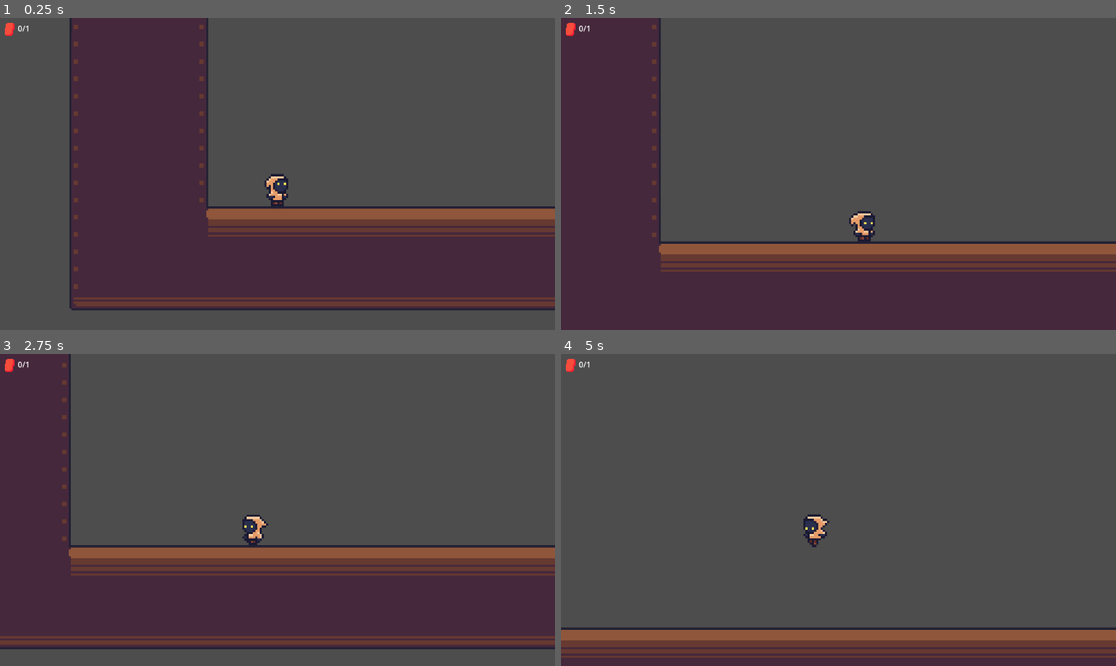
Above: before the commit, frames 1-4 (two rows, left to right).
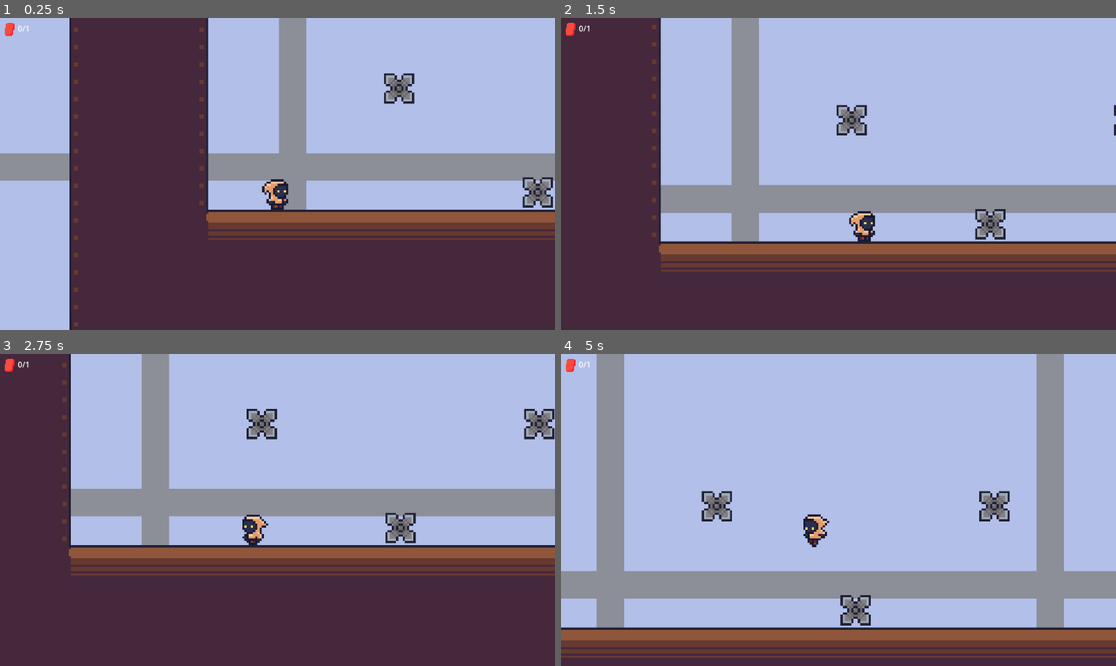
Above: after the commit, the same moments.

Repository: IWantMyLemons/Feed-the-Cat
Game: Godot game, scene res://Assets/Scenes/Area/area_5.tscn
Same seed, same stepped clock (60 frames per second), same inputs: the game is played once before the commit and once after it. Before the commit the project starts from res://Assets/Scenes/Area/area_1.tscn.
Inputs:
- Up to frame 1 (0.25 s): no input
- Up to frame 2 (1.5 s): hold D (Move Right) from 0.53 s (still down); tap Space (Jump) at 0.77 s
- Up to frame 3 (2.75 s): tap Space (Jump) at 1.52 s; release D (Move Right) at 2.03 s; hold A (Move Left) from 2.03 s (still down)
- Up to frame 4 (5 s): release A (Move Left) at 2.78 s; hold D (Move Right) 2.78-4.28 s; tap Space (Jump) at 3.02, 3.77, 4.52 s; hold A (Move Left) from 4.28 s (still down)

The runs differ from the first frame. In frame 1, 62% of the frame differs, in the area x 0-100%, y 0-100%; in frame 2, 58%; in frame 3, 61%; in frame 4, 87%, in the area x 0-100%, y 0-88%.

Commit message:
added background

Diff:
--- a/Assets/Scenes/Area/area_1.tscn
+++ b/Assets/Scenes/Area/area_1.tscn
@@ -6,6 +6,7 @@
 [ext_resource type="TileSet" uid="uid://b7t2qkd835dkv" path="res://LevelTileSet.tres" id="2_cmv0b"]
 [ext_resource type="PackedScene" uid="uid://ccrvwjnfwrx8a" path="res://Assets/Scenes/Area/area_exit.tscn" id="4_ok36w"]
 [ext_resource type="PackedScene" uid="uid://dsr74m3sdweqs" path="res://Assets/Scenes/spam.tscn" id="6_qmntv"]
+[ext_resource type="Texture2D" uid="uid://b45ip1l0xbhh8" path="res://Assets/Sprites/qwe.png" id="7_apv3p"]
 
 [node name="Area_1" type="Node2D"]
 script = ExtResource("1_apv3p")
@@ -27,4 +28,10 @@
 [node name="Spam" parent="." instance=ExtResource("6_qmntv")]
 position = Vector2(284, -59)
 
+[node name="Qwe" type="Sprite2D" parent="."]
+z_index = -4096
+position = Vector2(188, 23)
+scale = Vector2(2.51302, 2.51302)
+texture = ExtResource("7_apv3p")
+
 [connection signal="ready" from="." to="." method="_on_ready"]
--- a/Assets/Scenes/Area/area_2.tscn
+++ b/Assets/Scenes/Area/area_2.tscn
@@ -7,6 +7,7 @@
 [ext_resource type="TileSet" uid="uid://b7t2qkd835dkv" path="res://LevelTileSet.tres" id="5_bmlvt"]
 [ext_resource type="PackedScene" uid="uid://i1fhdyjsl7d" path="res://moving_platform.tscn" id="6_l8wwf"]
 [ext_resource type="PackedScene" uid="uid://dsr74m3sdweqs" path="res://Assets/Scenes/spam.tscn" id="7_hi2bf"]
+[ext_resource type="Texture2D" uid="uid://b45ip1l0xbhh8" path="res://Assets/Sprites/qwe.png" id="8_5yi5g"]
 
 [sub_resource type="Curve2D" id="Curve2D_hi2bf"]
 resource_local_to_scene = true
@@ -41,4 +42,10 @@
 [node name="Spam" parent="." instance=ExtResource("7_hi2bf")]
 position = Vector2(295, -13)
 
+[node name="Qwe" type="Sprite2D" parent="."]
+z_index = -4096
+position = Vector2(212, 23)
+scale = Vector2(2.51302, 2.51302)
+texture = ExtResource("8_5yi5g")
+
 [connection signal="ready" from="." to="." method="_on_ready"]
--- a/Assets/Scenes/Area/area_3.tscn
+++ b/Assets/Scenes/Area/area_3.tscn
@@ -7,6 +7,7 @@
 [ext_resource type="PackedScene" uid="uid://dsr74m3sdweqs" path="res://Assets/Scenes/spam.tscn" id="3_7fvdw"]
 [ext_resource type="PackedScene" uid="uid://ccrvwjnfwrx8a" path="res://Assets/Scenes/Area/area_exit.tscn" id="4_mokdh"]
 [ext_resource type="PackedScene" uid="uid://i1fhdyjsl7d" path="res://moving_platform.tscn" id="5_mokdh"]
+[ext_resource type="Texture2D" uid="uid://b45ip1l0xbhh8" path="res://Assets/Sprites/qwe.png" id="8_qlp4l"]
 
 [sub_resource type="Curve2D" id="Curve2D_bpbm0"]
 resource_local_to_scene = true
@@ -50,4 +51,10 @@
 [node name="MovingPlatform2" parent="." instance=ExtResource("5_mokdh")]
 curve = SubResource("Curve2D_mokdh")
 
+[node name="Qwe" type="Sprite2D" parent="."]
+z_index = -4096
+position = Vector2(222, -29)
+scale = Vector2(2.51302, 2.51302)
+texture = ExtResource("8_qlp4l")
+
 [connection signal="ready" from="." to="." method="_on_ready"]
--- a/Assets/Scenes/Area/area_4.tscn
+++ b/Assets/Scenes/Area/area_4.tscn
@@ -6,6 +6,7 @@
 [ext_resource type="PackedScene" uid="uid://c4ogvt57h2cib" path="res://Assets/Scenes/player.tscn" id="2_xakgo"]
 [ext_resource type="PackedScene" uid="uid://dsr74m3sdweqs" path="res://Assets/Scenes/spam.tscn" id="3_4lyks"]
 [ext_resource type="PackedScene" uid="uid://ccrvwjnfwrx8a" path="res://Assets/Scenes/Area/area_exit.tscn" id="4_wm65a"]
+[ext_resource type="Texture2D" uid="uid://b45ip1l0xbhh8" path="res://Assets/Sprites/qwe.png" id="7_rhavi"]
 
 [node name="Area_4" type="Node2D"]
 script = ExtResource("1_ns0nx")
@@ -44,4 +45,10 @@
 [node name="AreaExit" parent="." instance=ExtResource("4_wm65a")]
 position = Vector2(282, -16)
 
+[node name="Qwe" type="Sprite2D" parent="."]
+z_index = -4096
+position = Vector2(225, 39)
+scale = Vector2(2.51302, 2.51302)
+texture = ExtResource("7_rhavi")
+
 [connection signal="ready" from="." to="." method="_on_ready"]
--- a/Assets/Scenes/Area/area_5.tscn
+++ b/Assets/Scenes/Area/area_5.tscn
@@ -7,6 +7,7 @@
 [ext_resource type="PackedScene" uid="uid://dsr74m3sdweqs" path="res://Assets/Scenes/spam.tscn" id="3_t6f8i"]
 [ext_resource type="PackedScene" uid="uid://ccrvwjnfwrx8a" path="res://Assets/Scenes/Area/area_exit.tscn" id="4_y5lb8"]
 [ext_resource type="PackedScene" uid="uid://i1fhdyjsl7d" path="res://moving_platform.tscn" id="5_vnjnx"]
+[ext_resource type="Texture2D" uid="uid://b45ip1l0xbhh8" path="res://Assets/Sprites/qwe.png" id="8_krlo6"]
 
 [sub_resource type="Curve2D" id="Curve2D_pklmc"]
 resource_local_to_scene = true
@@ -53,5 +54,11 @@
 curve = SubResource("Curve2D_pklmc")
 path_time = 4.5
 
+[node name="Qwe" type="Sprite2D" parent="."]
+z_index = -4096
+position = Vector2(311, -121)
+scale = Vector2(3.16732, 3.16732)
+texture = ExtResource("8_krlo6")
+
 [connection signal="ready" from="." to="." method="_on_ready"]
 [connection signal="ready" from="LevelTerrain" to="LevelTerrain" method="_on_ready"]
--- a/project.godot
+++ b/project.godot
@@ -11,7 +11,7 @@
 [application]
 
 config/name="Feed The Cat"
-run/main_scene="uid://cpcsa0i70i6ry"
+run/main_scene="uid://c02ug1kn5etdm"
 config/features=PackedStringArray("4.4", "Forward Plus")
 config/icon="res://icon.svg"
 
Not shown: 1 places in Assets/Scenes/Area/area_1.tscn that only renumber resources
Not shown: 1 places in Assets/Scenes/Area/area_2.tscn that only renumber resources
Not shown: 1 places in Assets/Scenes/Area/area_3.tscn that only renumber resources
Not shown: 1 places in Assets/Scenes/Area/area_4.tscn that only renumber resources
Not shown: 1 places in Assets/Scenes/Area/area_5.tscn that only renumber resources
Binary file added: Assets/Sprites/qwe.png
Not shown, added: Assets/Sprites/qwe.png.import
Binary file added: Assets/Sprites/temp background.jpg
Not shown, added: Assets/Sprites/temp background.jpg.import
Binary file added: Assets/Sprites/test3.png
Not shown, added: Assets/Sprites/test3.png.import
